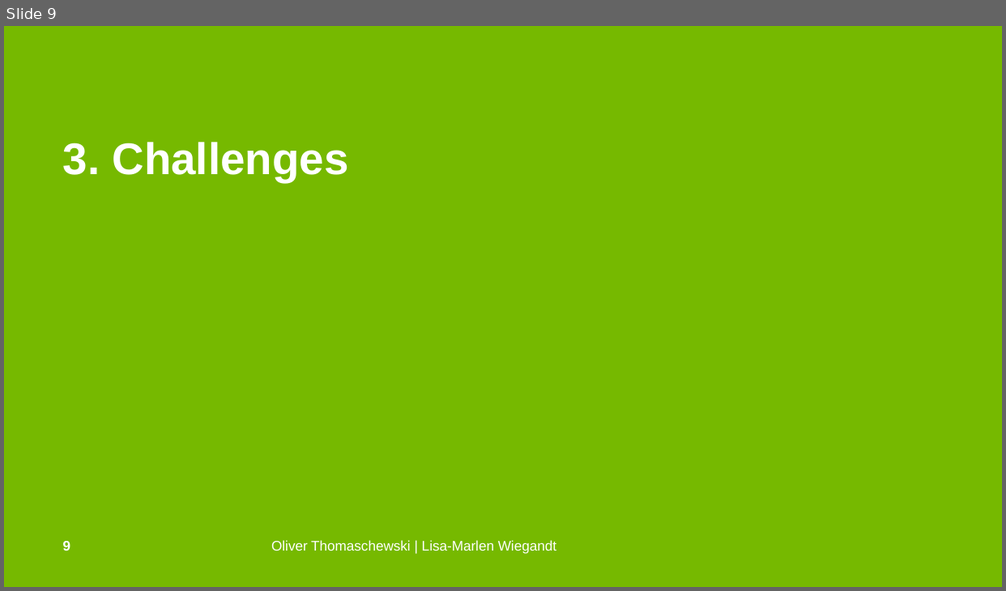
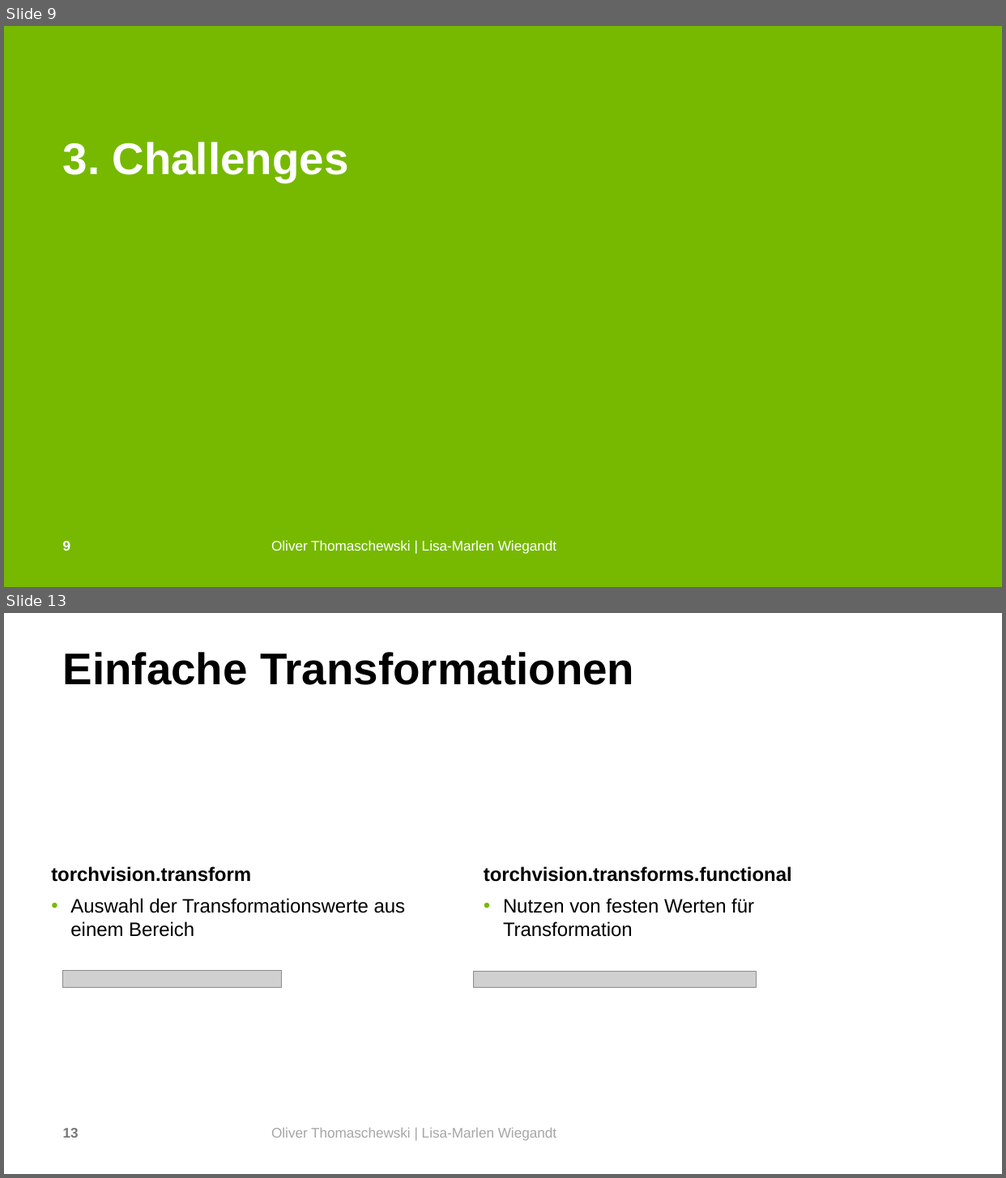
Before and after one commit to OliverThomaschewski/data_augmentation, a slide deck: Präsi.pptx. Shown one above the other, each under a label of ours: slide 9 before the commit, slides 9 and 13 after it; the slides between them are not shown. The pictures are 1006x591 and 1006x1178 pixels, drawn with LibreOffice and Linux fonts; fonts in the diff are those of the drawing; grey boxes stand for pictures; background and template pictures are left out. Boxes give left, top, right and bottom in pixels: in the first picture for what was removed or moved away, otherwise in the second. Text is boxed around its words. In the diff, an @@ line names an element or a change of style, - is before the commit and + after.

```diff
--- a/Präsi.pptx
+++ b/Präsi.pptx
@@ slide 13 added at (4, 613, 1002, 1174), background #FFFFFF @@
@@ title added at (63, 652, 634, 685), 42.7 pt, text #000000, bold @@
+Einfache Transformationen
@@ text added at (51, 867, 406, 937), 18.7 pt, text #000000 @@
+      torchvision.transform
+      • Auswahl der Transformationswerte aus einem Bereich
@@ text added at (484, 867, 792, 937), 18.7 pt, text #000000 @@
+      torchvision.transforms.functional
+      • Nutzen von festen Werten für Transformation
@@ picture added at (63, 971, 282, 988) @@
@@ picture added at (473, 972, 756, 988) @@
@@ page number added at (63, 1128, 79, 1138), 13.3 pt, text #787878, bold @@
+13
@@ text added at (271, 1127, 556, 1141), 13.3 pt, text #A6A6A6 @@
+Oliver Thomaschewski | Lisa-Marlen Wiegandt
```
Also in this commit, not shown: 12 slides changed, 11 other slides added, 1 slide removed, 1 other file.
